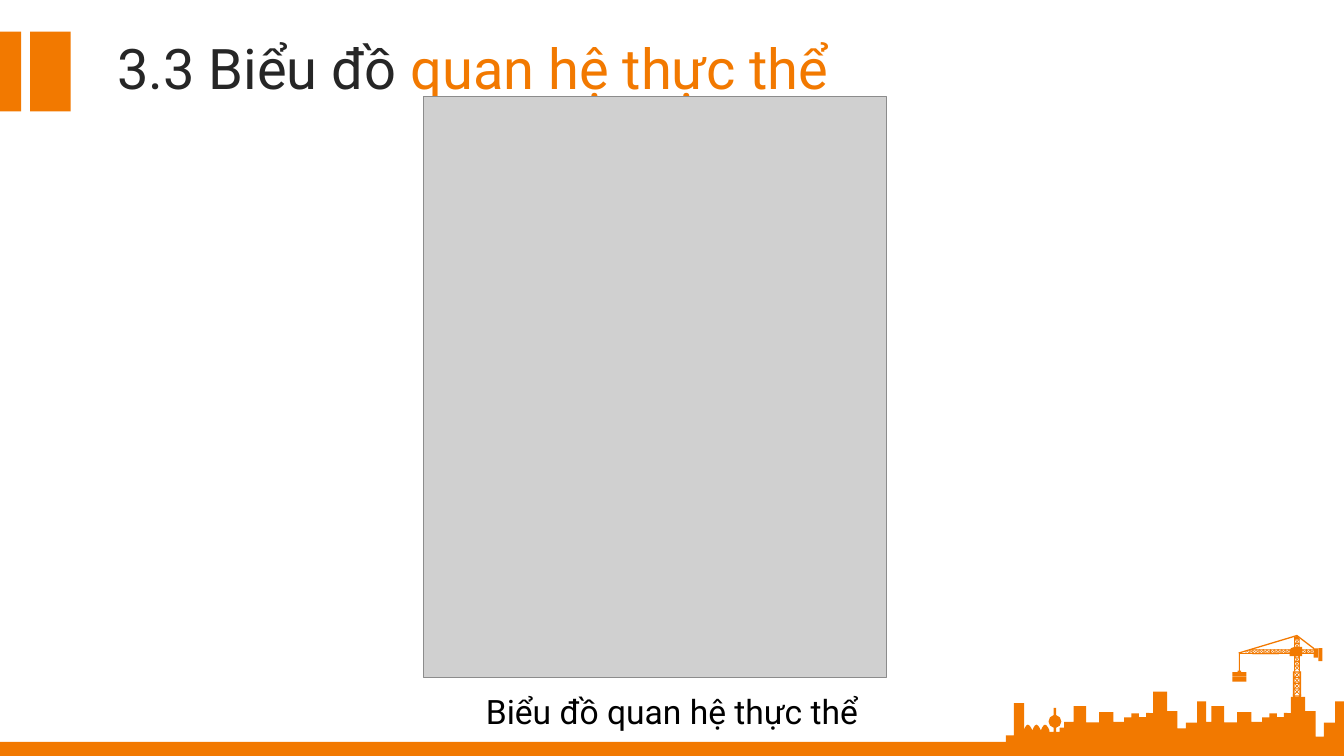
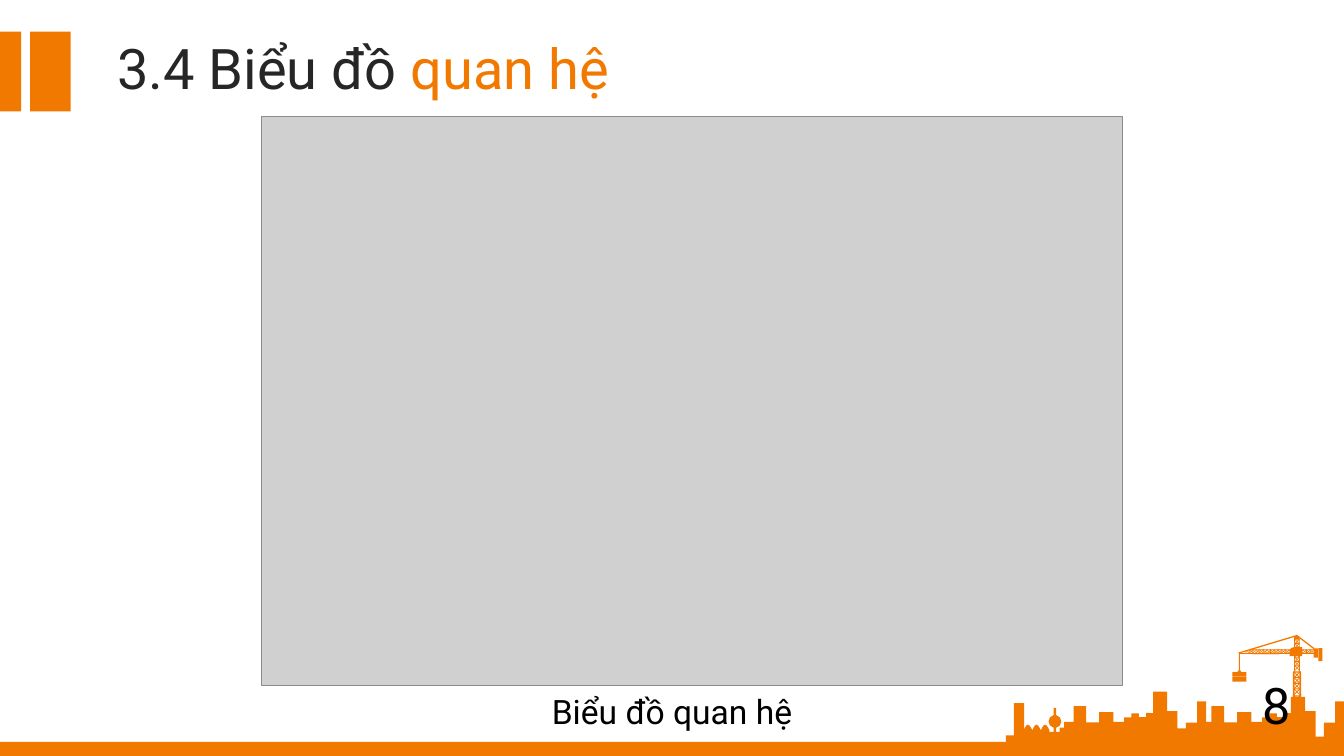
Before and after one commit to datmeo186305/DATN, a slide deck: slide 9 of SLIDE/NguyenTienDat_160702122_slide.pptx (slide 10 before the commit). Drawn at 1344x756 pixels with LibreOffice and Linux fonts; fonts in the diff are those of the drawing; grey boxes stand for pictures. Boxes give left, top, right and bottom in pixels: in the first picture for what was removed or moved away, otherwise in the second. Text is boxed around its words. In the diff, an @@ line names an element or a change of style, - is before the commit and + after.

```diff
--- a/SLIDE/NguyenTienDat_160702122_slide.pptx
+++ b/SLIDE/NguyenTienDat_160702122_slide.pptx
@@ text at [117, 42, 608, 101]: text changed; text colour #F27900 to #262626 @@
-3.3 Biểu đồ quan hệ thực thể
+3.4 Biểu đồ quan hệ
@@ picture: place and size @@
-picture at [423, 97, 886, 678]
+picture at [261, 117, 1122, 687]
@@ text added at [1263, 678, 1291, 725], 36 pt, text #000000 @@
+8
@@ text at [552, 696, 792, 731]: text changed @@
-Biểu đồ quan hệ thực thể
+Biểu đồ quan hệ
```
Also in this commit, not shown: 8 other slides changed, 2 slides added, 39 slides removed, 10 other files.
